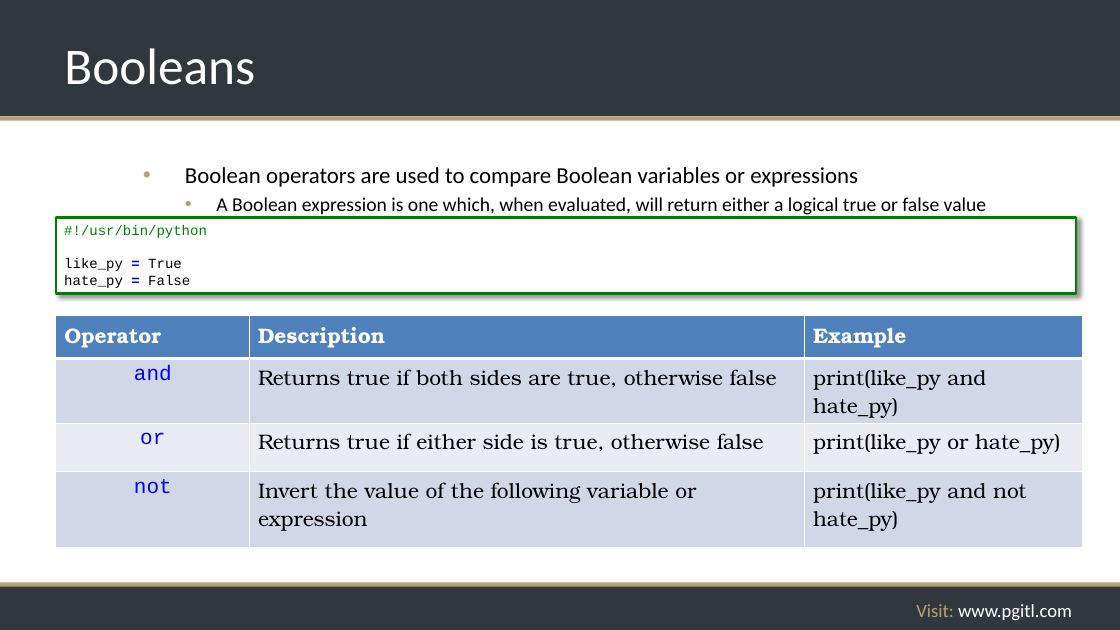
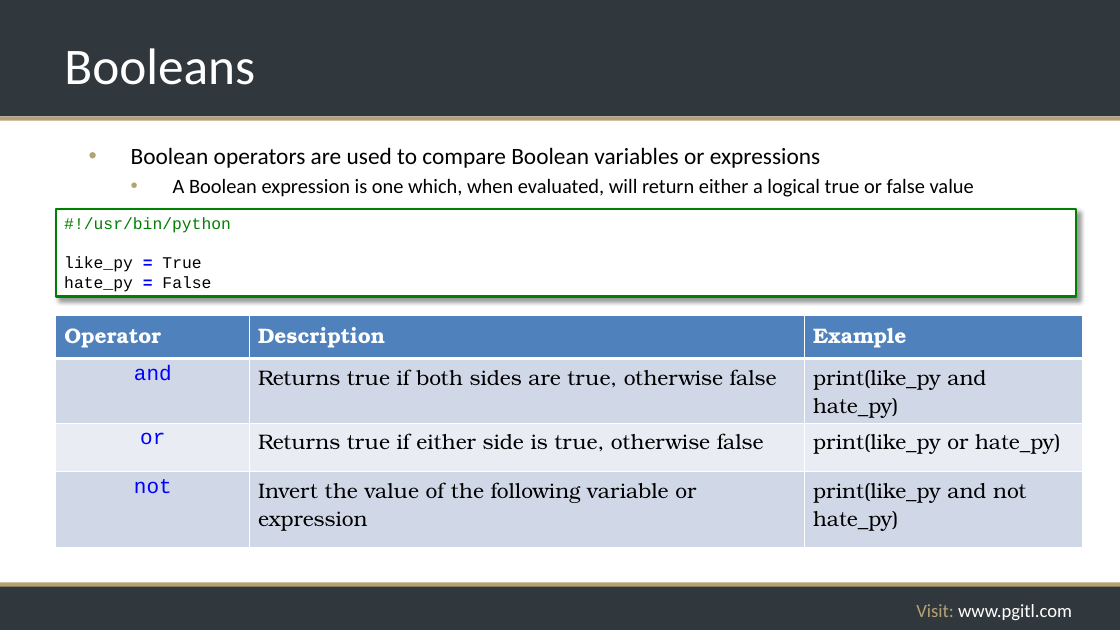
Before and after one commit to rikkouri/project-a, a slide deck: slide 57 of Programming Foundations.pptx (slide 58 before the commit). Drawn at 1120x630 pixels with LibreOffice and Linux fonts; fonts in the diff are those of the drawing; background and template pictures are left out. Boxes give left, top, right and bottom in pixels: in the first picture for what was removed or moved away, otherwise in the second. Text is boxed around its words. In the diff, an @@ line names an element or a change of style, - is before the commit and + after.

```diff
--- a/Programming Foundations.pptx
+++ b/Programming Foundations.pptx
@@ text "Boolean operators are used to ...": place and size @@
-text "Boolean operators are used to ..." at [185, 167, 986, 217]
+text "Boolean operators are used to ..." at [131, 147, 974, 197]
@@ text "Boolean operators are used to ..." at [131, 147, 974, 197]: size 19.6 to 20 pt in "Boolean operators are used to compare Boolean ..."; size 16.8 to 17.5 pt in "A Boolean expression is one which, when ..."; list level 2 to 1 in "Boolean operators are used to ..."; list level 3 to 2 in "A Boolean expression is one ..." @@
@@ rectangle "#!/usr/bin/python": place and size @@
-rectangle "#!/usr/bin/python" at [56, 218, 1076, 294]
+rectangle "#!/usr/bin/python" at [56, 209, 1076, 297]
@@ rectangle "#!/usr/bin/python" at [56, 209, 1076, 297]: size 12 to 14 pt @@
```
Also in this commit, not shown: 21 other slides changed, 7 slides added, 1 slide removed, 1 other file.
